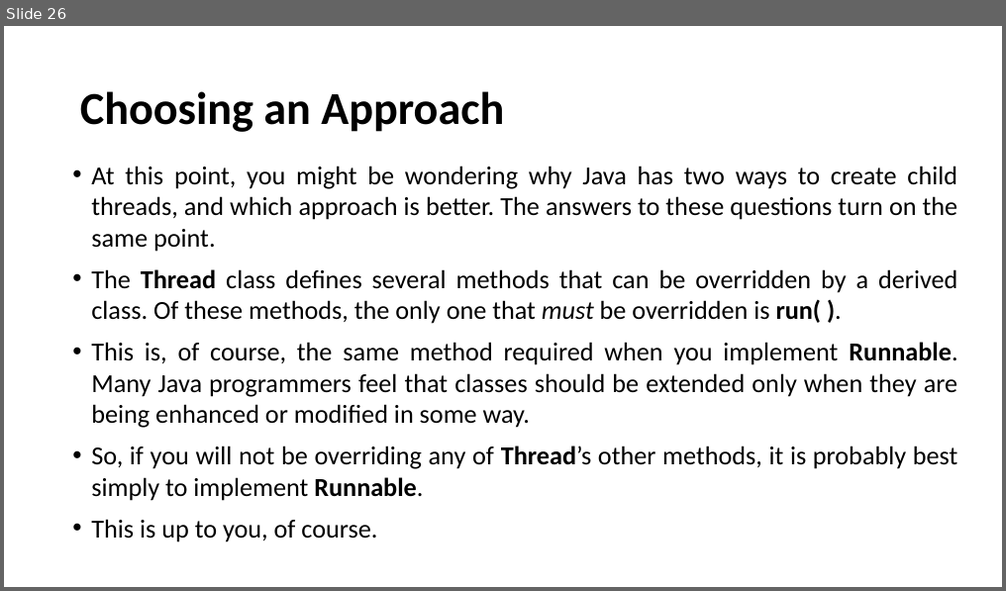
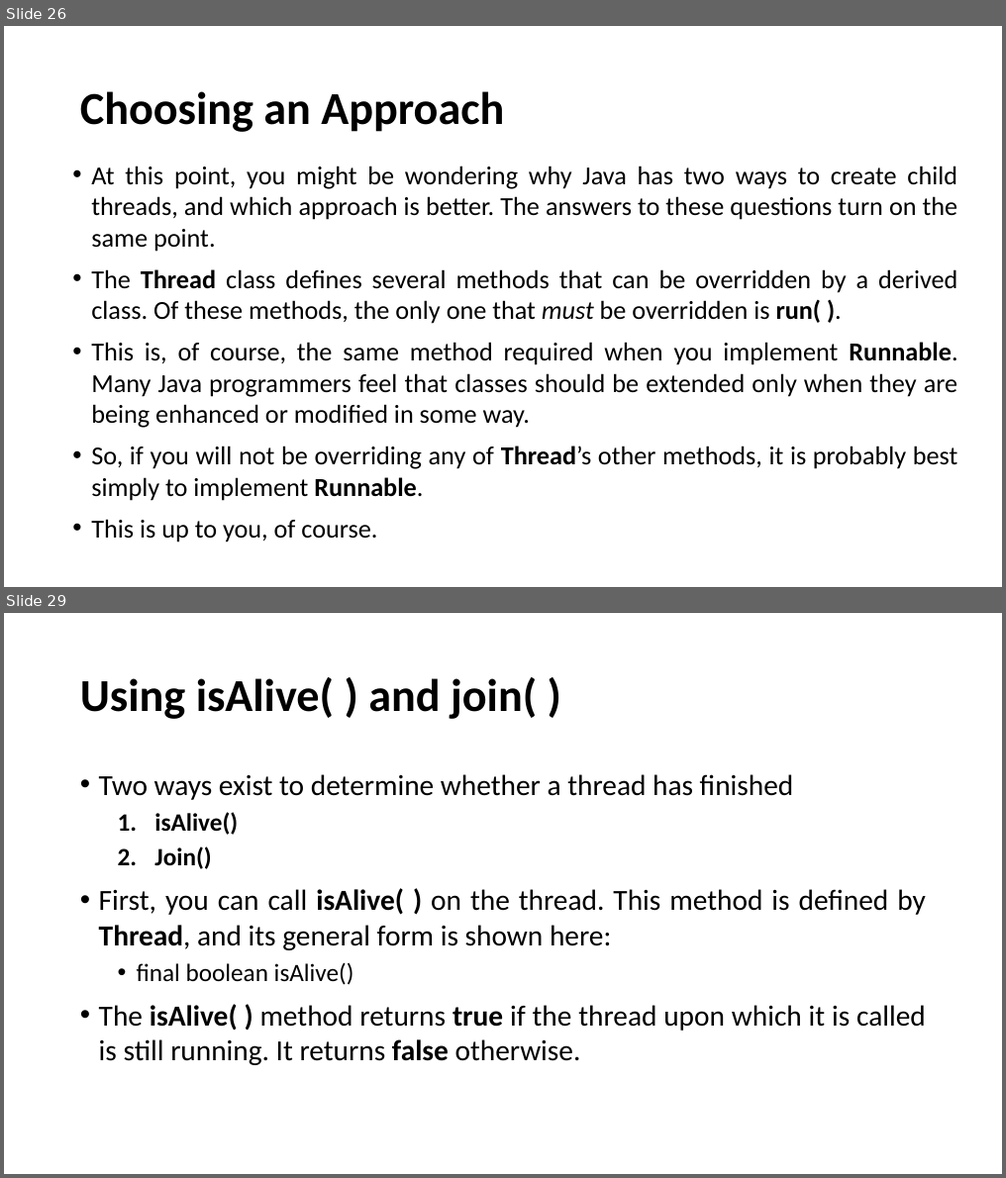
Before and after one commit to Praju-11/Java_Arctic, a slide deck: Multithreading.pptx. Shown one above the other, each under a label of ours: slide 26 before the commit, slides 26 and 29 after it; the slides between them are not shown. The pictures are 1006x591 and 1006x1178 pixels, drawn with LibreOffice and Linux fonts; fonts in the diff are those of the drawing. Boxes give left, top, right and bottom in pixels: in the first picture for what was removed or moved away, otherwise in the second. Text is boxed around its words. In the diff, an @@ line names an element or a change of style, - is before the commit and + after.

```diff
--- a/Multithreading.pptx
+++ b/Multithreading.pptx
@@ slide 29 added at box(4, 613, 1002, 1174), background #FFFFFF @@
@@ title added at box(80, 677, 537, 719), 44 pt, text #000000, bold @@
+Using isAlive( ) and join( )
@@ text added at box(99, 774, 926, 1065), 28 pt, text #000000 @@
+• Two ways exist to determine whether a thread has finished
+  1. isAlive()
+  2. Join()
+• First, you can call isAlive( ) on the thread. This method is defined by Thread, and its general form is shown here:
+  • final boolean isAlive()
+• The isAlive( ) method returns true if the thread upon which it is called is still running. It returns false otherwise.
```
Also in this commit, not shown: 10 other slides added.
